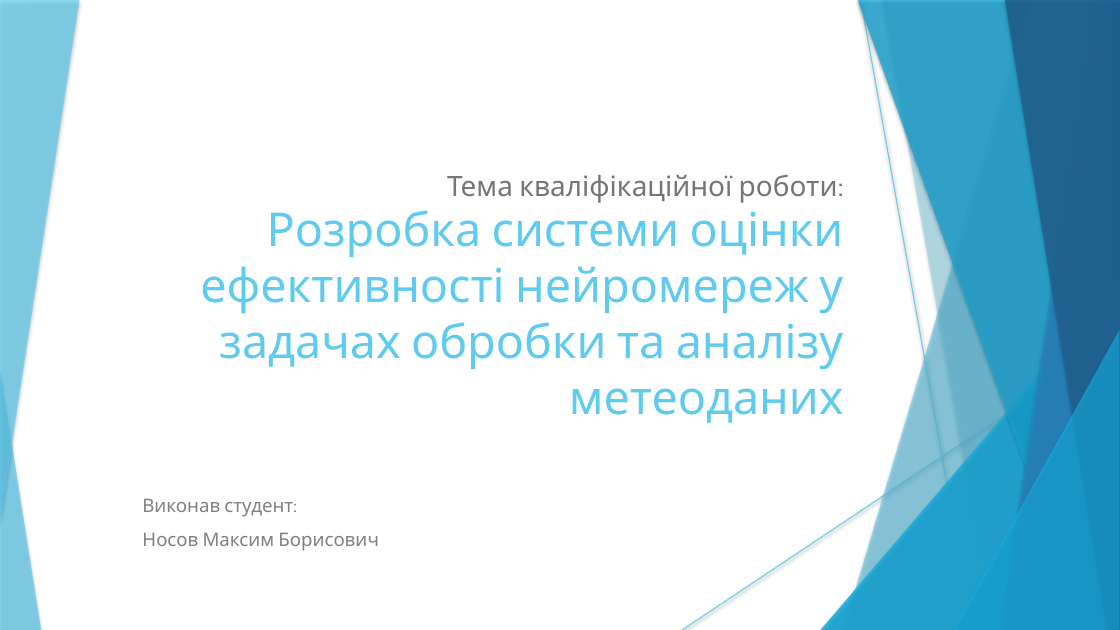
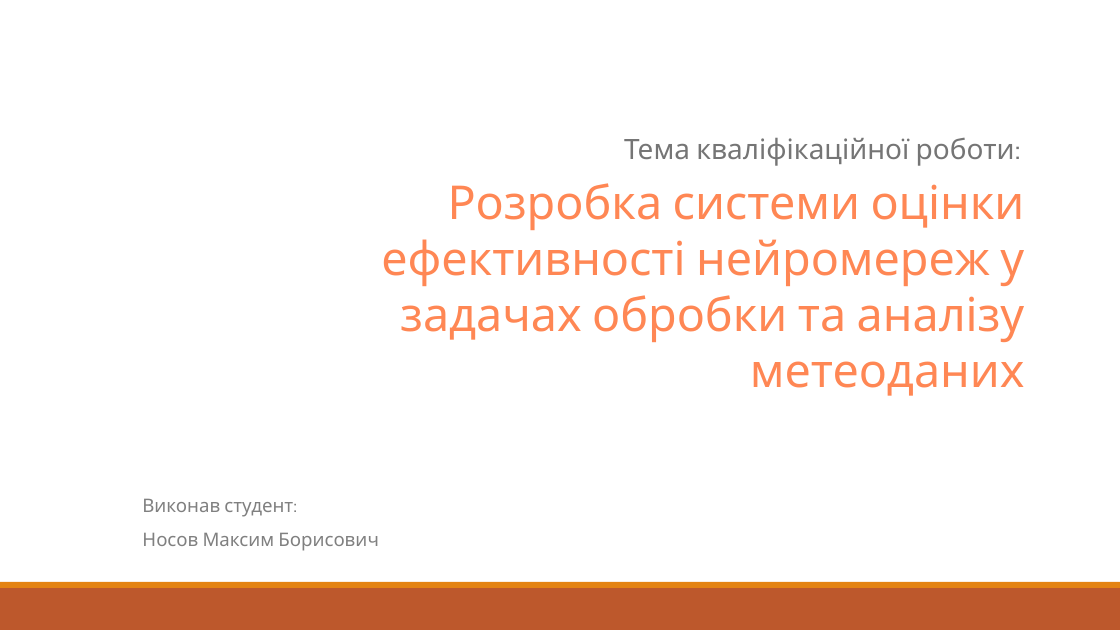
Before and after one commit to CodeMonsterPedro/Docs, a slide deck: slide 1 of demo.pptx. Drawn at 1120x630 pixels with LibreOffice and Linux fonts; fonts in the diff are those of the drawing. Boxes give left, top, right and bottom in pixels: in the first picture for what was removed or moved away, otherwise in the second. Text is boxed around its words. In the diff, an @@ line names an element or a change of style, - is before the commit and + after.

```diff
--- a/demo.pptx
+++ b/demo.pptx
@@ text "Тема кваліфікаційної роботи:": place and size @@
-text "Тема кваліфікаційної роботи:" at <box>447,175,844,203</box>
+text "Тема кваліфікаційної роботи:" at <box>624,138,1021,166</box>
@@ text "Розробка системи оцінки ефективності нейромереж ...": place and size @@
-text "Розробка системи оцінки ефективності нейромереж ..." at <box>200,210,844,369</box>
+text "Розробка системи оцінки ефективності нейромереж ..." at <box>381,183,1025,396</box>
@@ text "Розробка системи оцінки ефективності нейромереж ..." at <box>381,183,1025,396</box>: text colour #5FCBEF to #FF8754 @@
@@ group removed at <box>0,0,1120,630</box>: 6 freeform shapes, 2 lines, 2 triangles @@
@@ group removed at <box>0,0,1120,630</box>: 5 freeform shapes, 3 triangles, 2 lines @@
@@ rectangle added at <box>0,588,1120,630</box>, fill #BD582C @@
@@ rectangle added at <box>0,582,1120,588</box>, fill #E48312 @@
```
Also in this commit, not shown: 7 other slides changed, 3 slides added, 3 slides removed, 7 other files.
